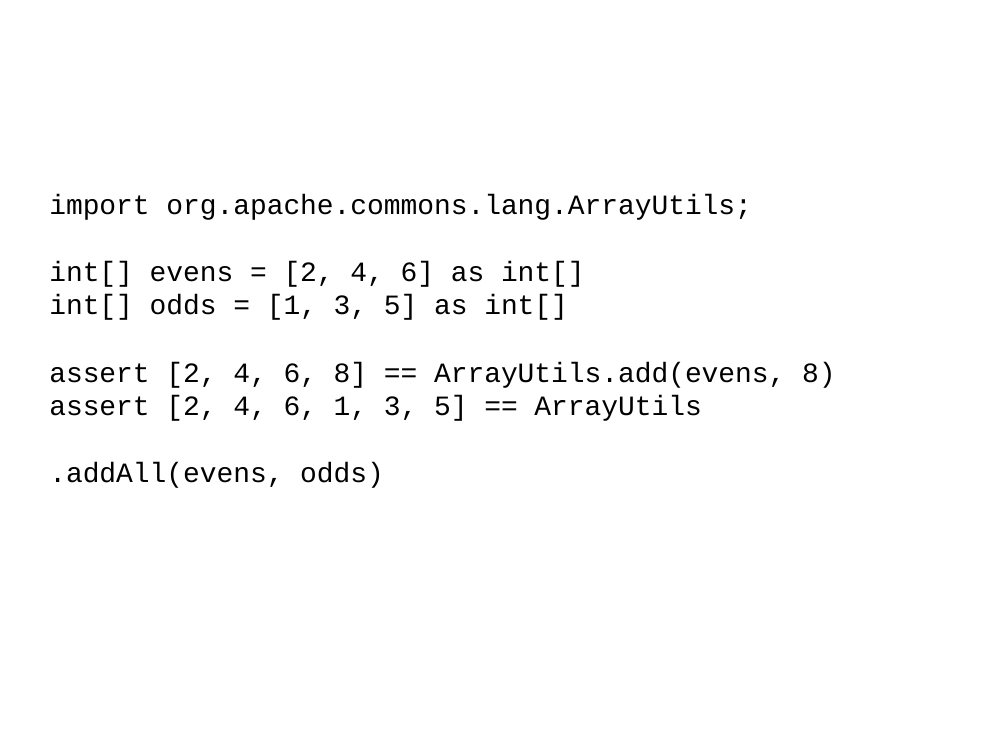
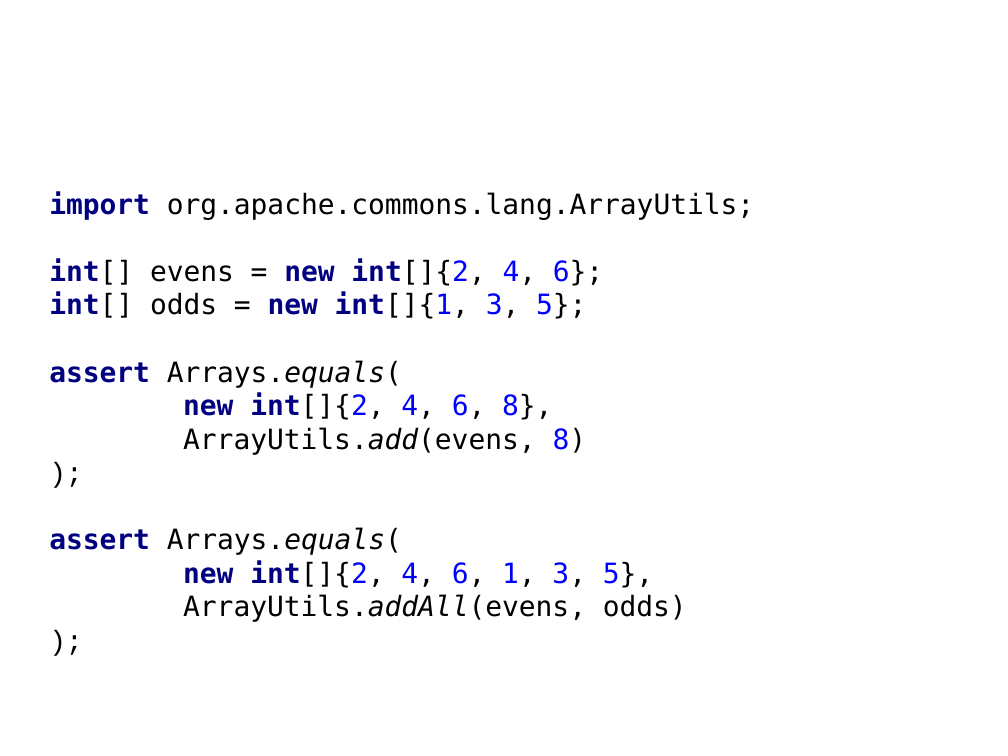
Before and after one commit to HamletDRC/presentations, a slide deck: slide 21 of javaboilerplatebusters/BoilerPlateBusters_Confess.odp (slide 20 before the commit). Drawn at 1008x756 pixels with LibreOffice and Linux fonts; fonts in the diff are those of the drawing; background and template pictures are left out. Boxes give left, top, right and bottom in pixels: in the first picture for what was removed or moved away, otherwise in the second. Text is boxed around its words. In the diff, an @@ line names an element or a change of style, - is before the commit and + after.

```diff
--- a/javaboilerplatebusters/BoilerPlateBusters_Confess.odp
+++ b/javaboilerplatebusters/BoilerPlateBusters_Confess.odp
@@ subtitle at [49, 191, 754, 219]: font Courier New to DejaVu Sans Mono in "import org.apache.commons.lang.ArrayUtils;"; text colour #000000 to #000080, bold on in "import" @@
@@ subtitle at [49, 259, 687, 622]: text changed; font Courier New to DejaVu Sans Mono @@
-int[] evens = [2, 4, 6] as int[]
-int[] odds = [1, 3, 5] as int[]
-assert [2, 4, 6, 8] == ArrayUtils.add(evens, 8)
-assert [2, 4, 6, 1, 3, 5] == ArrayUtils
-.addAll(evens, odds)
+int[] evens = new int[]{2, 4, 6};
+int[] odds = new int[]{1, 3, 5};
+assert Arrays.equals(
+new int[]{2, 4, 6, 8},
+ArrayUtils.add(evens, 8)
+);
+assert Arrays.equals(
+new int[]{2, 4, 6, 1, 3, 5},
+ArrayUtils.addAll(evens, odds)
+);
```
Also in this commit, not shown: 22 other slides changed, 12 slides added, 21 other files.
